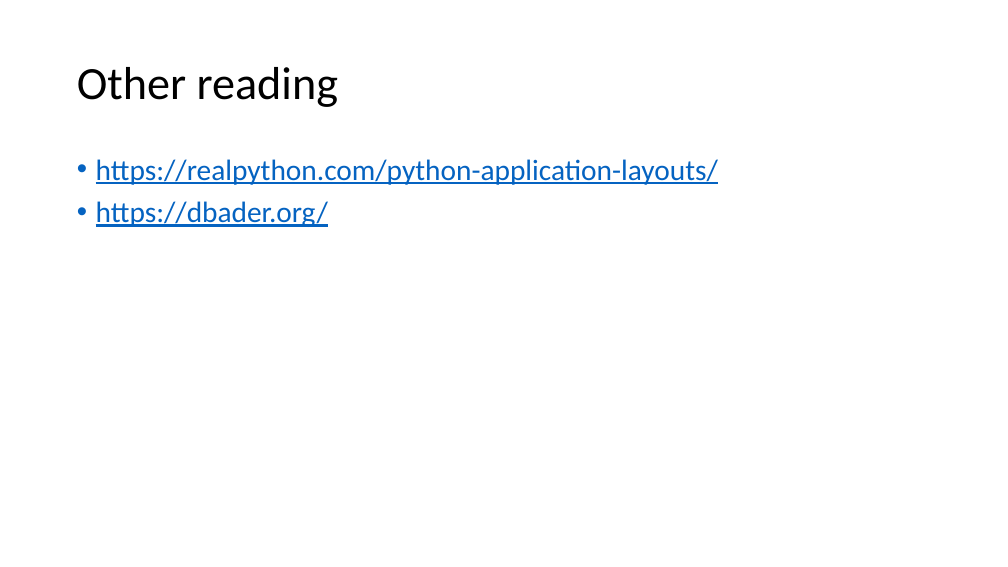
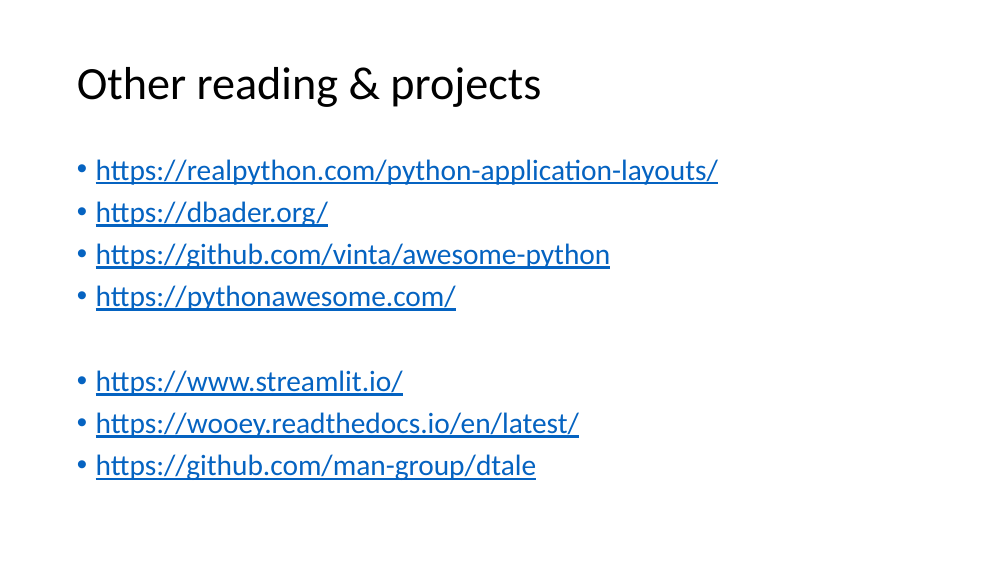
Before and after one commit to mrkbutty/PythonTutButty01, a slide deck: slide 39 of PyTut1_Intro.pptx (slide 36 before the commit). Drawn at 1008x567 pixels with LibreOffice and Linux fonts; fonts in the diff are those of the drawing. Boxes give left, top, right and bottom in pixels: in the first picture for what was removed or moved away, otherwise in the second. Text is boxed around its words. In the diff, an @@ line names an element or a change of style, - is before the commit and + after.

```diff
--- a/PyTut1_Intro.pptx
+++ b/PyTut1_Intro.pptx
@@ title at [77, 67, 541, 107]: text changed @@
-Other reading
+Other reading & projects
@@ text at [96, 243, 611, 480]: paragraphs added @@
+• https://github.com/vinta/awesome-python
+• https://pythonawesome.com/
+• https://www.streamlit.io/
+• https://wooey.readthedocs.io/en/latest/
+• https://github.com/man-group/dtale
```
Also in this commit, not shown: 15 other slides changed, 6 slides added, 3 slides removed, 2 other files.
